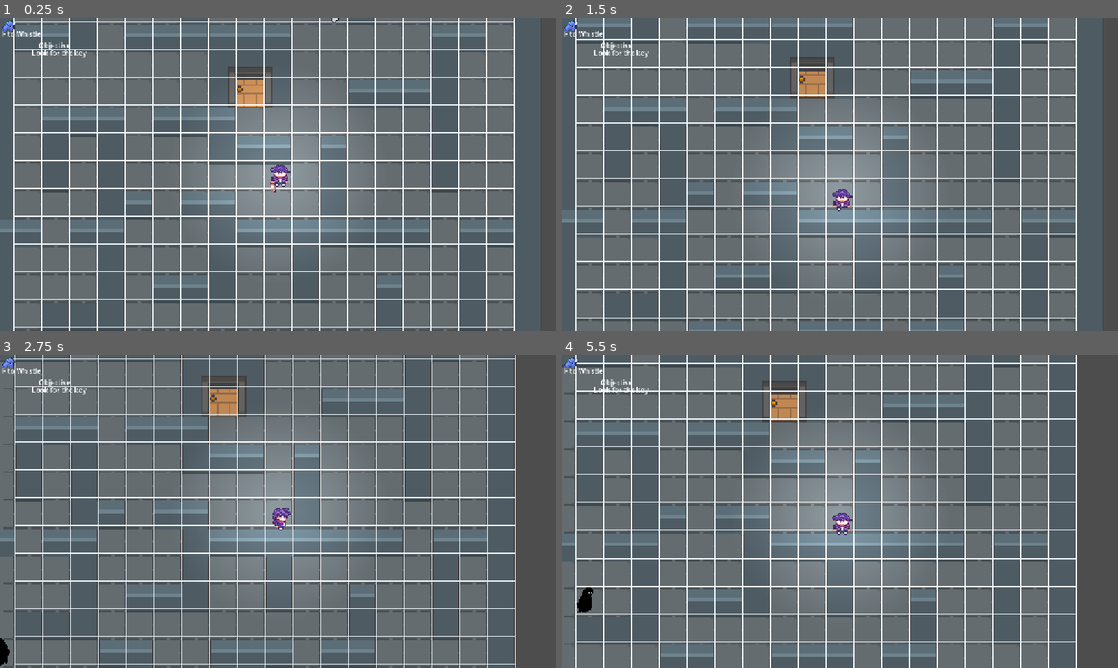
Above: before the commit, frames 1-4 (two rows, left to right).
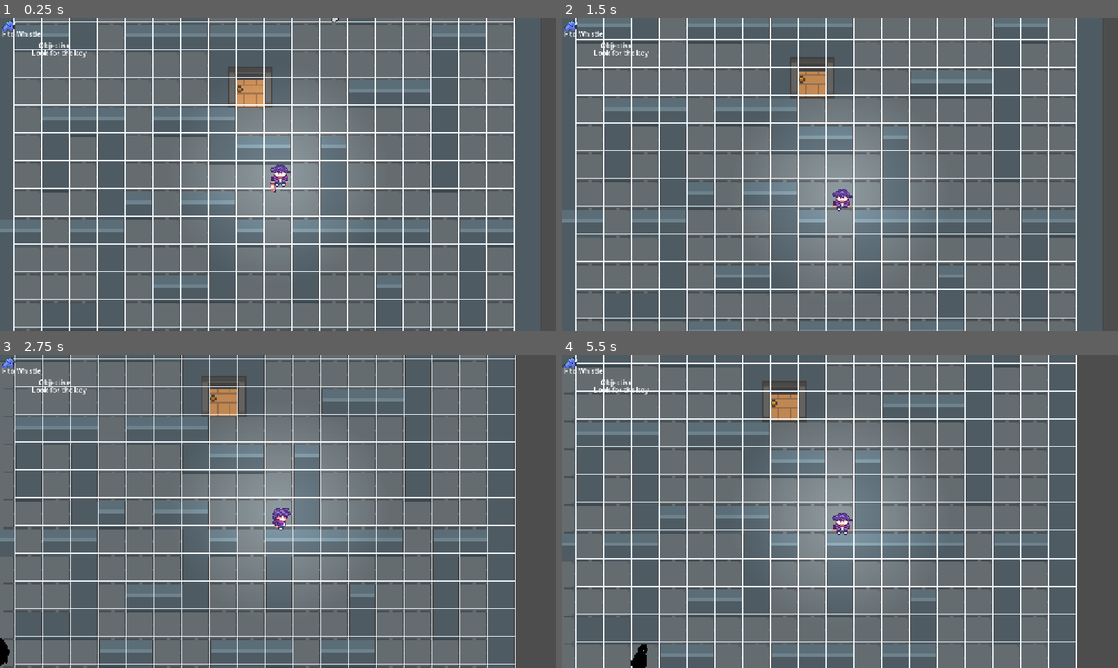
Above: after the commit, the same moments.

Repository: rstricke/Whistlefreeze52
Game: Godot game, scene res://scenes/main.tscn
The game is run twice, just before and just after one commit, with the same random seed, the same clock (stepped at 60 frames per second) and the same inputs.
Inputs:
- Up to frame 1 (0.25 s): no input
- Up to frame 2 (1.5 s): tap F (whistle) at 0.5, 0.6, 1.25, 1.35 s; hold D (move_right) 0.53-1.28 s; hold S (move_down) from 1.28 s (still down)
- Up to frame 3 (2.75 s): tap F (whistle) at 2, 2.1 s; release S (move_down) at 2.03 s; hold D (move_right) from 2.03 s (still down)
- Up to frame 4 (5.5 s): tap F (whistle) at 2.75, 2.85, 3.5, 3.6, 4.25, 4.35, 5.1 s; release D (move_right) at 2.78 s; hold W (move_up) 2.78-3.53 s; hold A (move_left) 3.53-5.03 s; hold S (move_down) from 5.03 s (still down)

The runs differ from the first frame. In frame 1, 0.2% of the frame differs, in the area x 47-53%, y 64-74%; in frame 2, 0.2%; in frame 3, 0.2%; in frame 4, 0.6%, in the area x 2-48%, y 57-100%.
Error in both runs: Invalid assignment of property or key 'player' with value of type 'CharacterBody2D (Player)' on a base object of type 'Nil'. (res://scripts/player.gd:39)

Commit message:
Update main.tscn

Diff:
--- a/game/scenes/main.tscn
+++ b/game/scenes/main.tscn
@@ -11338,7 +11338,7 @@
 z_index = -1
 position = Vector2(-32, -32)
 scale = Vector2(4, 4)
-tile_map_data = PackedByteArray("AAD4//b/BgACABcAAAD5//b/BgA …(1584 unchanged characters)… CABcAAAD4//v/BgABABcAAAAAAAIABgACABcAAAABAAIABgACABcAAAACAAIABgACABQAAAADAAIABgACABcAAAD//wIABgA …(1195 unchanged characters)…
+tile_map_data = PackedByteArray("AAD4//b/BgACABcAAAD5//b/BgA …(1584 unchanged characters)… CABcAAAD4//v/BgABABcAAAAAAAIABgACABcAAAACAAIABgACABQAAAADAAIABgACABcAAAD//wIABgA …(1195 unchanged characters)…
 tile_set = SubResource("TileSet_tefeu")
 
 [node name="AudioStreamPlayer2D" type="AudioStreamPlayer2D" parent="." unique_id=1947548543]
